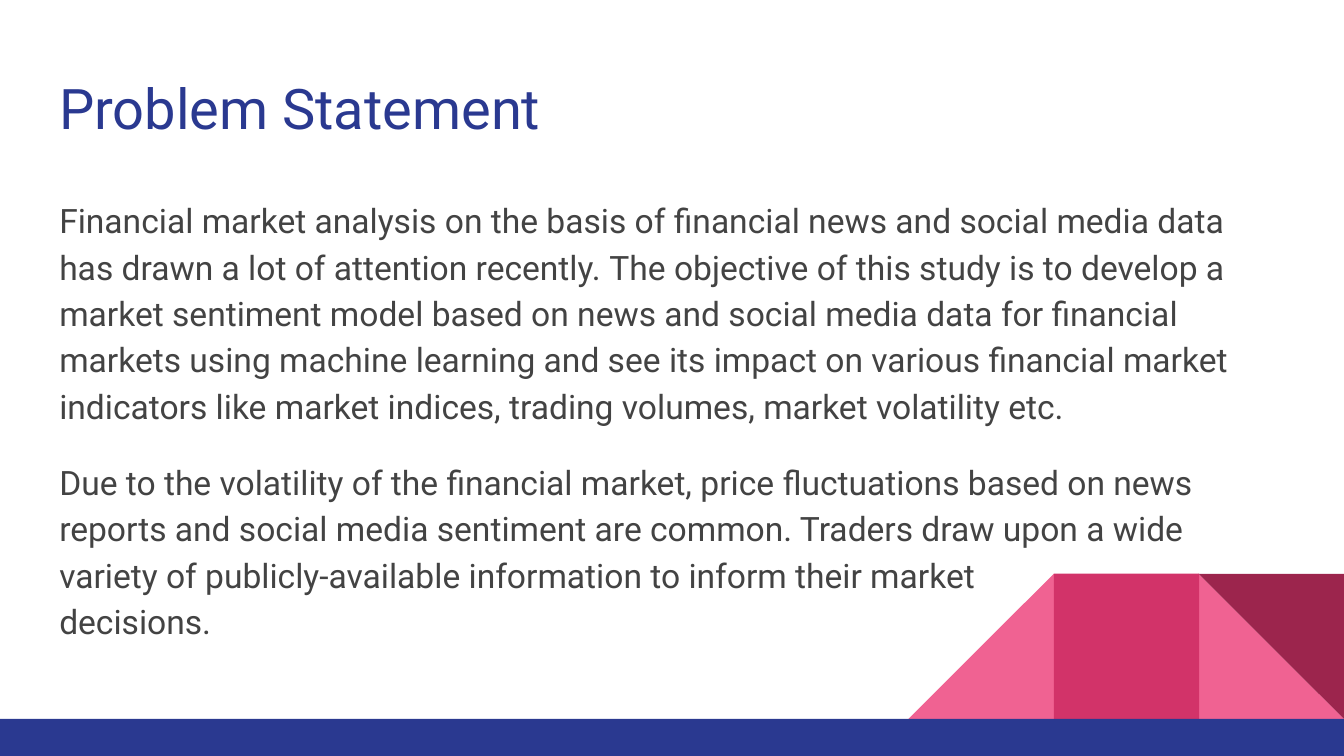
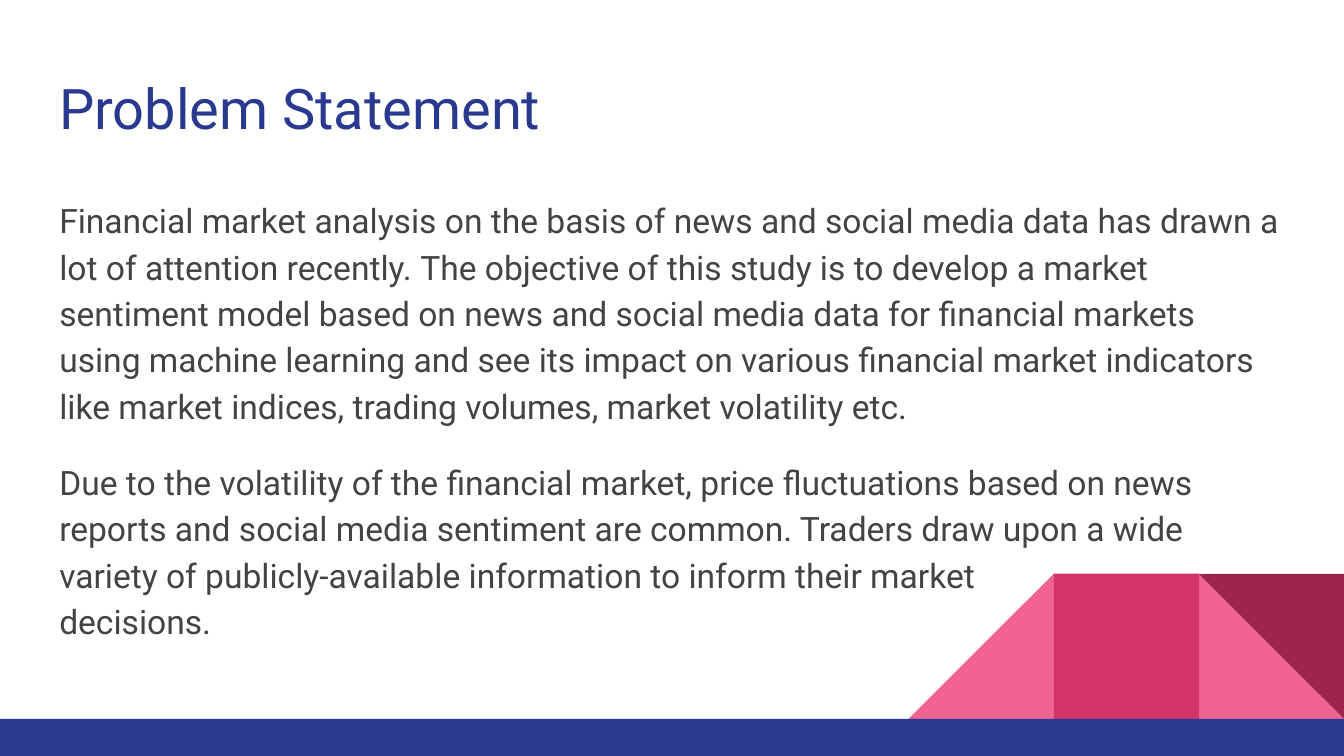
Before and after one commit to Anshul-Goyal/FY_Project, a slide deck: slide 2 of presentation/Mid_Term.pptx. Drawn at 1344x756 pixels with LibreOffice and Linux fonts; fonts in the diff are those of the drawing. Boxes give left, top, right and bottom in pixels: in the first picture for what was removed or moved away, otherwise in the second. Text is boxed around its words. In the diff, an @@ line names an element or a change of style, - is before the commit and + after.

Commit message:
Final term PPT + Report - Ready for submission

```diff
--- a/presentation/Mid_Term.pptx
+++ b/presentation/Mid_Term.pptx
@@ text at [59,207,1278,426]: text changed @@
-Financial market analysis on the basis of financial news and social media data has drawn a lot of attention recently. The objective of this study is to develop a market sentiment model based on news and social media data for financial markets using machine learning and see its impact on various financial market indicators like market indices, trading volumes, market volatility etc.
+Financial market analysis on the basis of news and social media data has drawn a lot of attention recently. The objective of this study is to develop a market sentiment model based on news and social media data for financial markets using machine learning and see its impact on various financial market indicators like market indices, trading volumes, market volatility etc.
```
Also in this commit, not shown: 7 other files.
